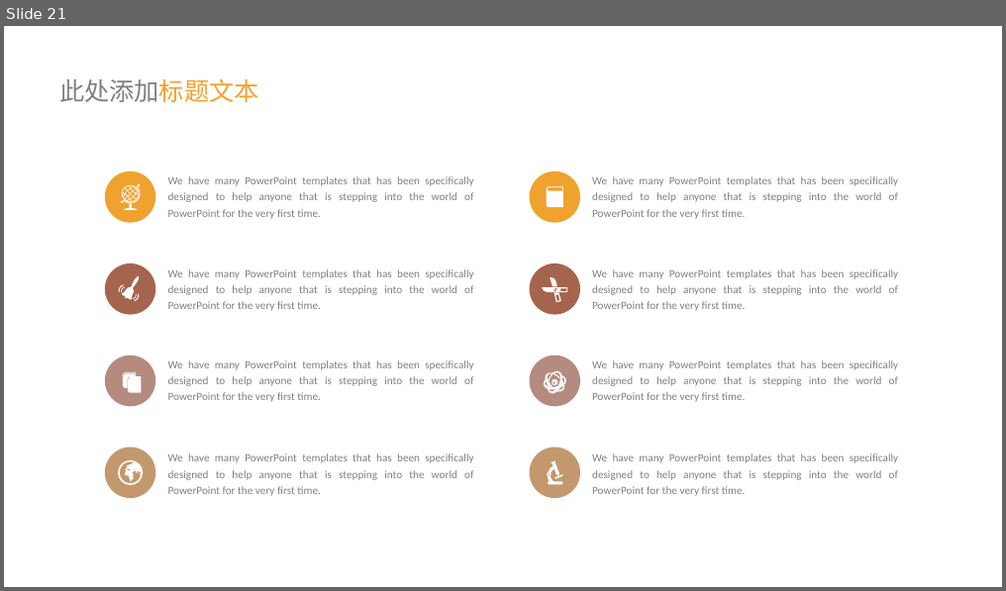
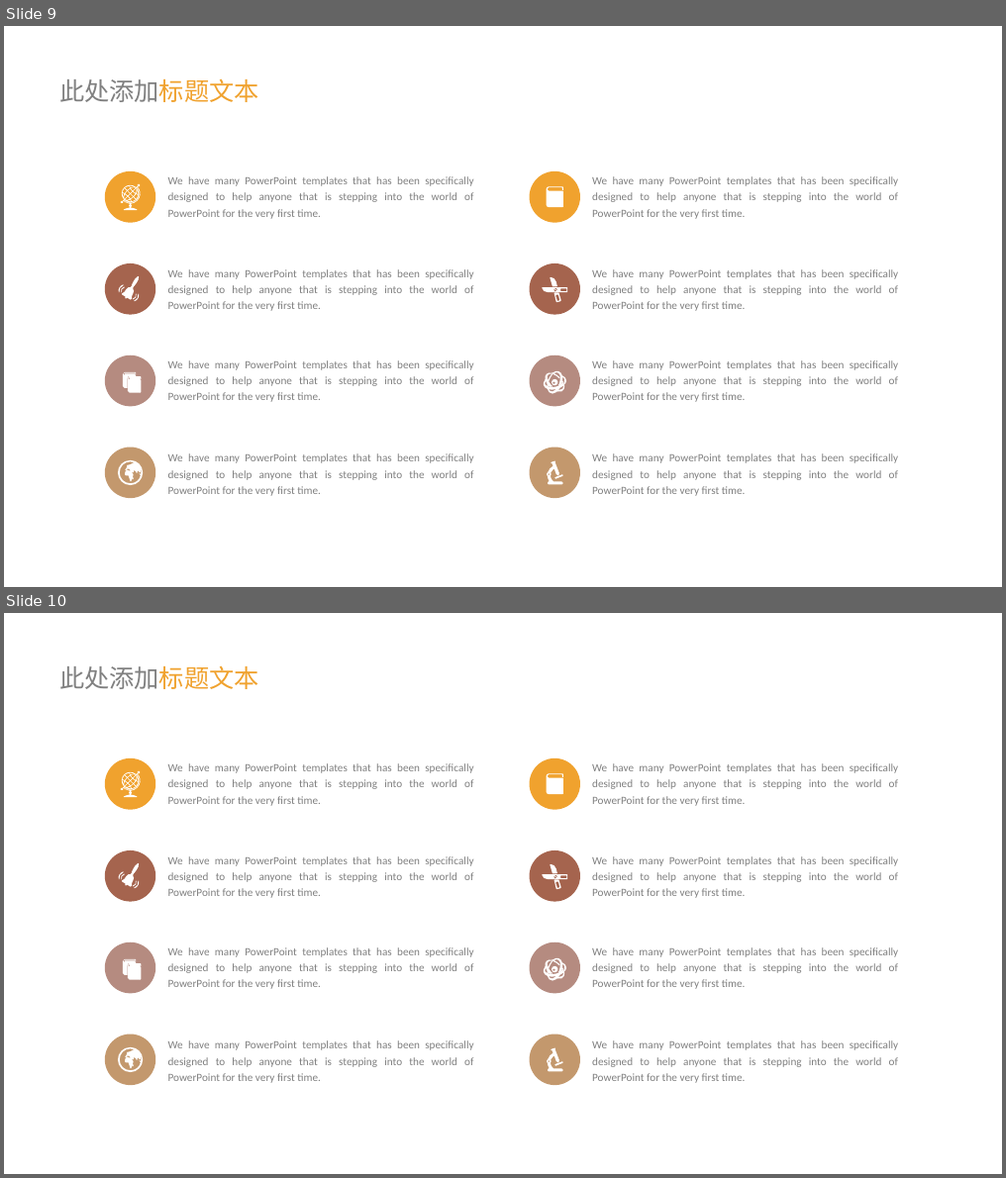
Before and after one commit to girlChan/Mybatis, a slide deck: mybatis培训系列一.pptx. Shown one above the other, each under a label of ours: slide 21 before the commit, slides 9 and 10 after it. The pictures are 1006x591 and 1006x1178 pixels, drawn with LibreOffice and Linux fonts; fonts in the diff are those of the drawing; background and template pictures are left out. Boxes give left, top, right and bottom in pixels: in the first picture for what was removed or moved away, otherwise in the second. Text is boxed around its words. In the diff, an @@ line names an element or a change of style, - is before the commit and + after.

```diff
--- a/mybatis培训系列一.pptx
+++ b/mybatis培训系列一.pptx
@@ slide 10 added at [4, 613, 1002, 1174], background picture (left out) @@
@@ text added at [59, 666, 259, 689], 18 pt, text #808080 @@
+此处添加标题文本
@@ ellipse added at [105, 759, 155, 810], fill #F0A22E @@
@@ ellipse added at [529, 759, 580, 810], fill #F0A22E @@
@@ freeform shape added at [120, 770, 140, 790], fill #FFFFFF @@
@@ freeform shape added at [124, 775, 142, 797], fill #FFFFFF @@
@@ text added at [168, 763, 473, 806], 8 pt, text #808080 @@
+We have many PowerPoint templates that has been specifically designed to help anyone that is stepping into the world of PowerPoint for the very first time.
@@ freeform shape added at [546, 773, 562, 794], fill #FFFFFF @@
@@ text added at [592, 763, 898, 806], 8 pt, text #808080 @@
+We have many PowerPoint templates that has been specifically designed to help anyone that is stepping into the world of PowerPoint for the very first time.
@@ ellipse added at [105, 851, 155, 901], fill #A5644E @@
@@ freeform shape added at [118, 863, 140, 889], fill #FFFFFF @@
@@ text added at [168, 857, 473, 898], 8 pt, text #808080 @@
+We have many PowerPoint templates that has been specifically designed to help anyone that is stepping into the world of PowerPoint for the very first time.
@@ ellipse added at [529, 851, 580, 901], fill #A5644E @@
@@ freeform shape added at [542, 864, 558, 879], fill #FFFFFF @@
@@ freeform shape added at [552, 874, 567, 889], fill #FFFFFF @@
@@ text added at [592, 857, 898, 898], 8 pt, text #808080 @@
+We have many PowerPoint templates that has been specifically designed to help anyone that is stepping into the world of PowerPoint for the very first time.
@@ ellipse added at [105, 943, 155, 993], fill #B58B80 @@
@@ freeform shape added at [123, 959, 141, 979], fill #FFFFFF @@
@@ text added at [168, 948, 473, 989], 8 pt, text #808080 @@
+We have many PowerPoint templates that has been specifically designed to help anyone that is stepping into the world of PowerPoint for the very first time.
@@ ellipse added at [529, 943, 580, 993], fill #B58B80 @@
@@ freeform shape added at [542, 958, 567, 983], fill #FFFFFF @@
@@ text added at [592, 948, 898, 989], 8 pt, text #808080 @@
+We have many PowerPoint templates that has been specifically designed to help anyone that is stepping into the world of PowerPoint for the very first time.
@@ ellipse added at [105, 1034, 155, 1085], fill #C3986D @@
@@ freeform shape added at [118, 1047, 143, 1072], fill #FFFFFF @@
@@ text added at [168, 1041, 473, 1083], 8 pt, text #808080 @@
+We have many PowerPoint templates that has been specifically designed to help anyone that is stepping into the world of PowerPoint for the very first time.
@@ ellipse added at [529, 1034, 580, 1085], fill #C3986D @@
@@ freeform shape added at [547, 1048, 563, 1072], fill #FFFFFF @@
@@ text added at [592, 1041, 898, 1083], 8 pt, text #808080 @@
+We have many PowerPoint templates that has been specifically designed to help anyone that is stepping into the world of PowerPoint for the very first time.
@@ what was slide 21 is now slide 9 @@
```
Also in this commit, not shown: 2 slides changed, 6 other slides added, 1 slide removed.
